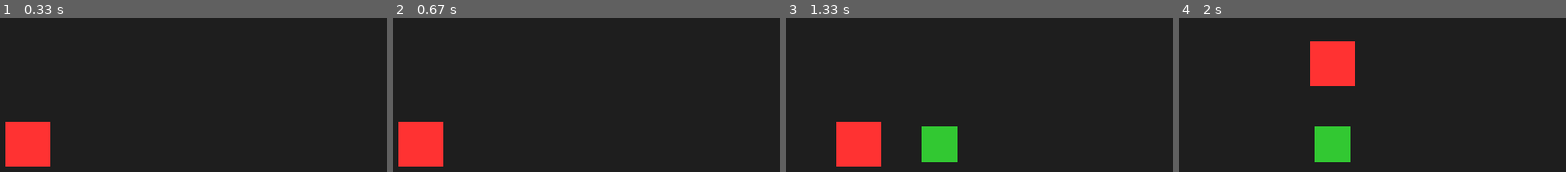
Above: before the commit, frames 1-4 (left to right).
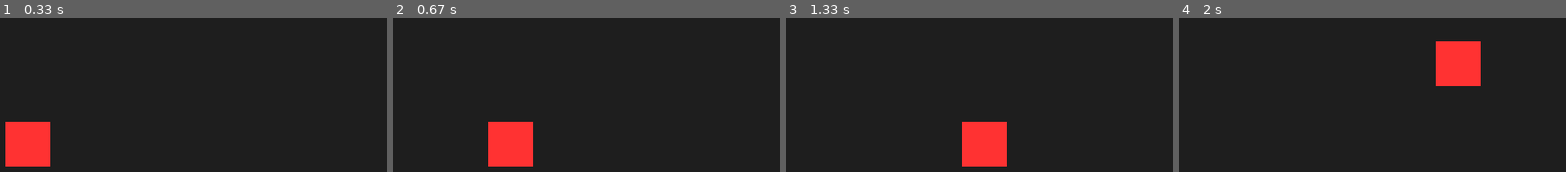
Above: after the commit, the same moments.

Repository: mdwkkk/py_gamee
Game: pygame game, started from game.py
Same seed, same stepped clock (60 frames per second), same inputs: the game is played once before the commit and once after it.
Inputs (mouse positions are in pixels of both pictures, inside the frame that each line leads up to):
- Up to frame 1 (0.33 s): no input
- Up to frame 2 (0.67 s): hold A from 0.33 s (still down); hold Right from 0.33 s (still down)
- Up to frame 3 (1.33 s): release A at 0.8 s; release Right at 0.8 s; click (940, 144) at 0.88 s; hold Right from 1.17 s (still down)
- Up to frame 4 (2 s): release Right at 1.63 s; hold Up 1.67-1.97 s

Frame 1 is identical in both runs. In frame 2, 6.7% of the frame differs, in the area x 1-37%, y 67-97%; in frame 3, 8.9%, in the area x 12-58%, y 67-97%; in frame 4, 8.9%.

Commit message:
Добавил проверку коллизии, поставил delta time (dt) (привязал скорость к секундам, а не кадрам)

Diff:
--- a/game.py
+++ b/game.py
@@ -3,59 +3,75 @@
 
 
 class Tower(pygame.sprite.Sprite):
-    def __init__(self, pos):
-        super().__init__()
+    def __init__(self, pos, *groups):
+        super().__init__(*groups)
 
         self.image = pygame.Surface((40, 40))
         self.image.fill((50, 200, 50))
         self.rect = self.image.get_rect(center=pos)
 
-    def update(self):
+    def update(self, dt):
         pass
 
 
 class Enemy(pygame.sprite.Sprite):
-    def __init__(self, pos):
-        super().__init__()
+    def __init__(self, pos, *groups):
+        super().__init__(*groups)
+
         self.image = pygame.Surface((50, 50))
         self.image.fill((255, 50, 50))
         self.rect = self.image.get_rect(center=pos)
-        self.speed = 5
+        self.speed = 300
+        self.pos = pygame.math.Vector2(pos)
 
-    def update(self):
-        # Инкапсуляция: враг САМ проверяет кнопки и двигает СЕБЯ.
+    def update(self, dt):
         keys = pygame.key.get_pressed()
+        direction = pygame.math.Vector2(0, 0) # Направление движения
+
         if keys[pygame.K_LEFT] or keys[pygame.K_a]:
-            self.rect.x -= self.speed
+            direction.x = -1
         if keys[pygame.K_RIGHT] or keys[pygame.K_d]:
-            self.rect.x += self.speed
+            direction.x = 1
         if keys[pygame.K_UP] or keys[pygame.K_w]:
-            self.rect.y -= self.speed
+            direction.y = -1
         if keys[pygame.K_DOWN] or keys[pygame.K_s]:
-            self.rect.y += self.speed
+            direction.y = 1
+
+        if direction.length() > 0:
+            direction = direction.normalize()
+
+        self.pos += direction * self.speed * dt
+        self.rect.center = (round(self.pos.x), round(self.pos.y))
+
 
 class Game:
     def __init__(self):
         pygame.init()
         self.screen = pygame.display.set_mode((800, 600))
-        pygame.display.set_caption("Tower Defense: ООП и Спрайты")
+        pygame.display.set_caption("t")
         self.clock = pygame.time.Clock()
         self.running = True
+
         self.all_sprites = pygame.sprite.Group()
+        self.towers_group = pygame.sprite.Group()
 
-        self.player_enemy = Enemy((400, 300))
-        self.all_sprites.add(self.player_enemy)
+        self.player_enemy = Enemy((400, 300), self.all_sprites)
 
     def handle_events(self):
         for event in pygame.event.get():
             if event.type == pygame.QUIT:
                 self.running = False
             if event.type == pygame.MOUSEBUTTONDOWN and event.button == 1:
-                new_tower = Tower(event.pos)
-                self.all_sprites.add(new_tower)
+                Tower(event.pos, self.all_sprites, self.towers_group)
 
-    def update(self):
-        self.all_sprites.update()
+
+    def update(self, dt):
+        self.all_sprites.update(dt)
+
+        # проверка коллизии
+        hit = pygame.sprite.spritecollide(self.player_enemy, self.towers_group, True)
+        if hit:
+            print(f"Уничтожено башен: {len(hit)}")
 
     def draw(self):
         self.screen.fill((30, 30, 30))
@@ -65,10 +81,12 @@
 
     def run(self):
         while self.running:
+            dt = self.clock.tick(60) / 1000.0
+
             self.handle_events()
-            self.update()
+            self.update(dt)
             self.draw()
-            self.clock.tick(60)
+
         pygame.quit()
         sys.exit()
 
